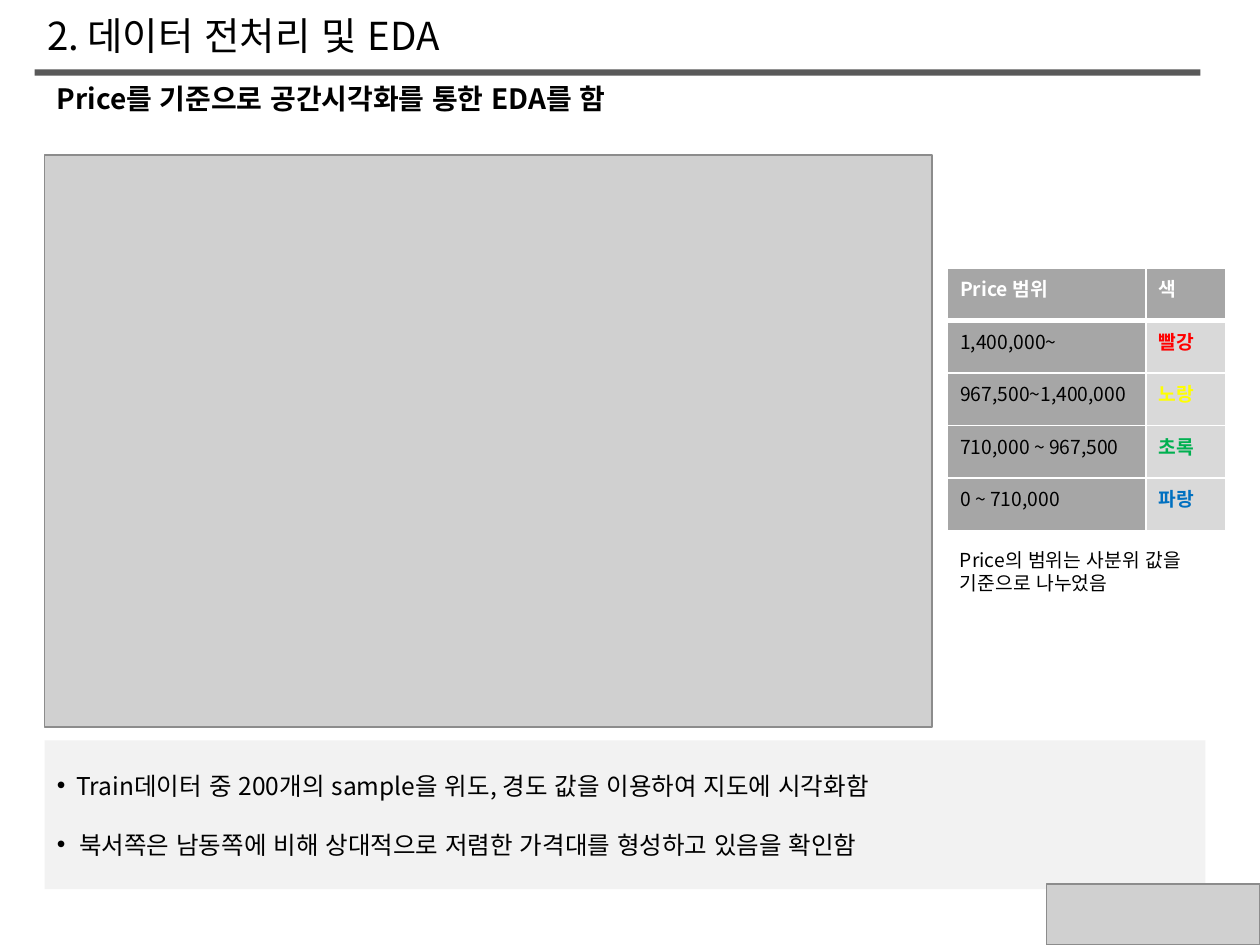
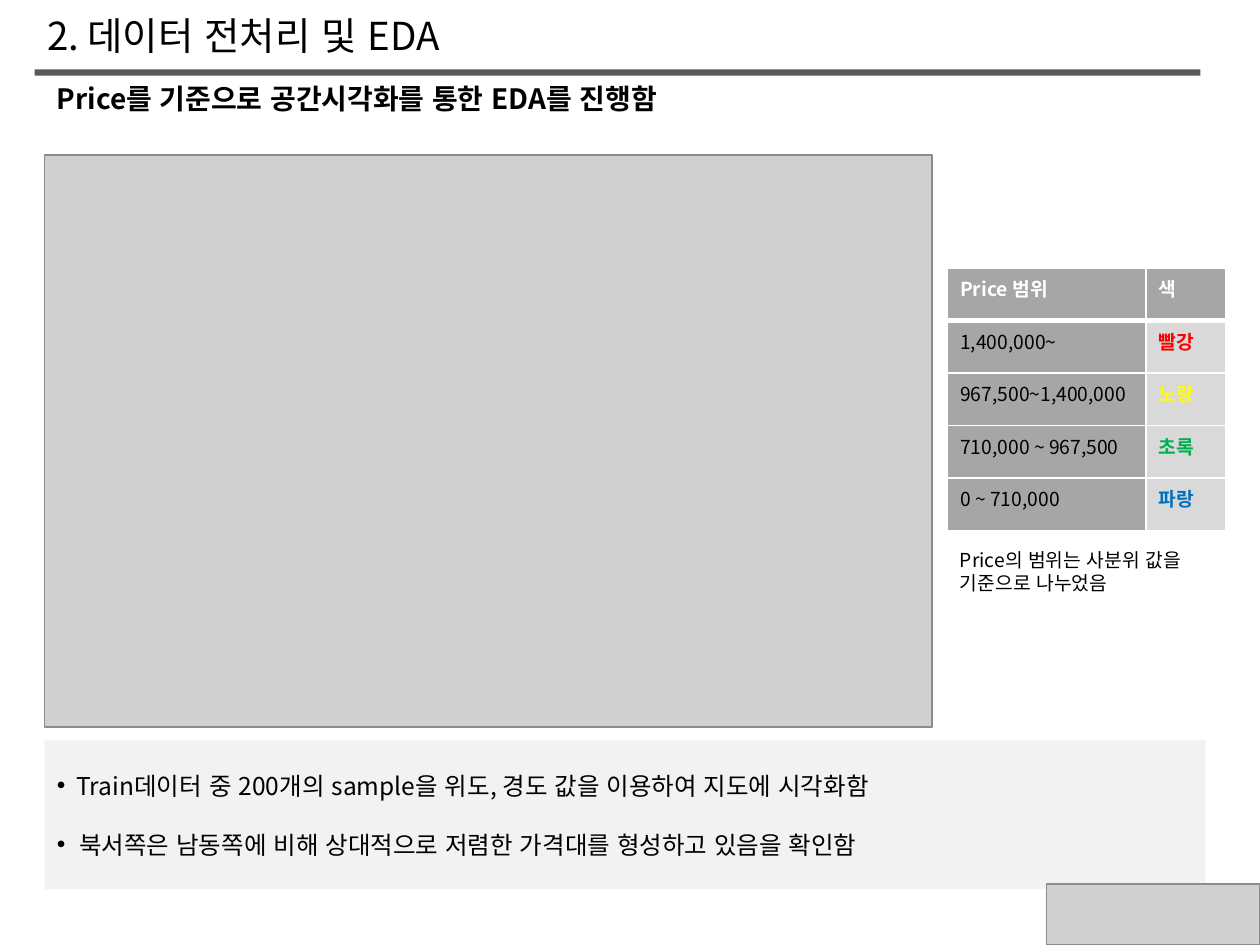
Before and after one commit to SongHaKyu/SongHakyu, a slide deck: slide 4 of Project.pptx. Drawn at 1260x945 pixels with LibreOffice and Linux fonts; fonts in the diff are those of the drawing; grey boxes stand for pictures. Boxes give left, top, right and bottom in pixels: in the first picture for what was removed or moved away, otherwise in the second. Text is boxed around its words. In the diff, an @@ line names an element or a change of style, - is before the commit and + after.

```diff
--- a/Project.pptx
+++ b/Project.pptx
@@ text at (x1=57, y1=85, x2=657, y2=112): text changed @@
-Price를 기준으로 공간시각화를 통한 EDA를 함
+Price를 기준으로 공간시각화를 통한 EDA를 진행함
```
Also in this commit, not shown: 8 other slides changed, 1 other file.
